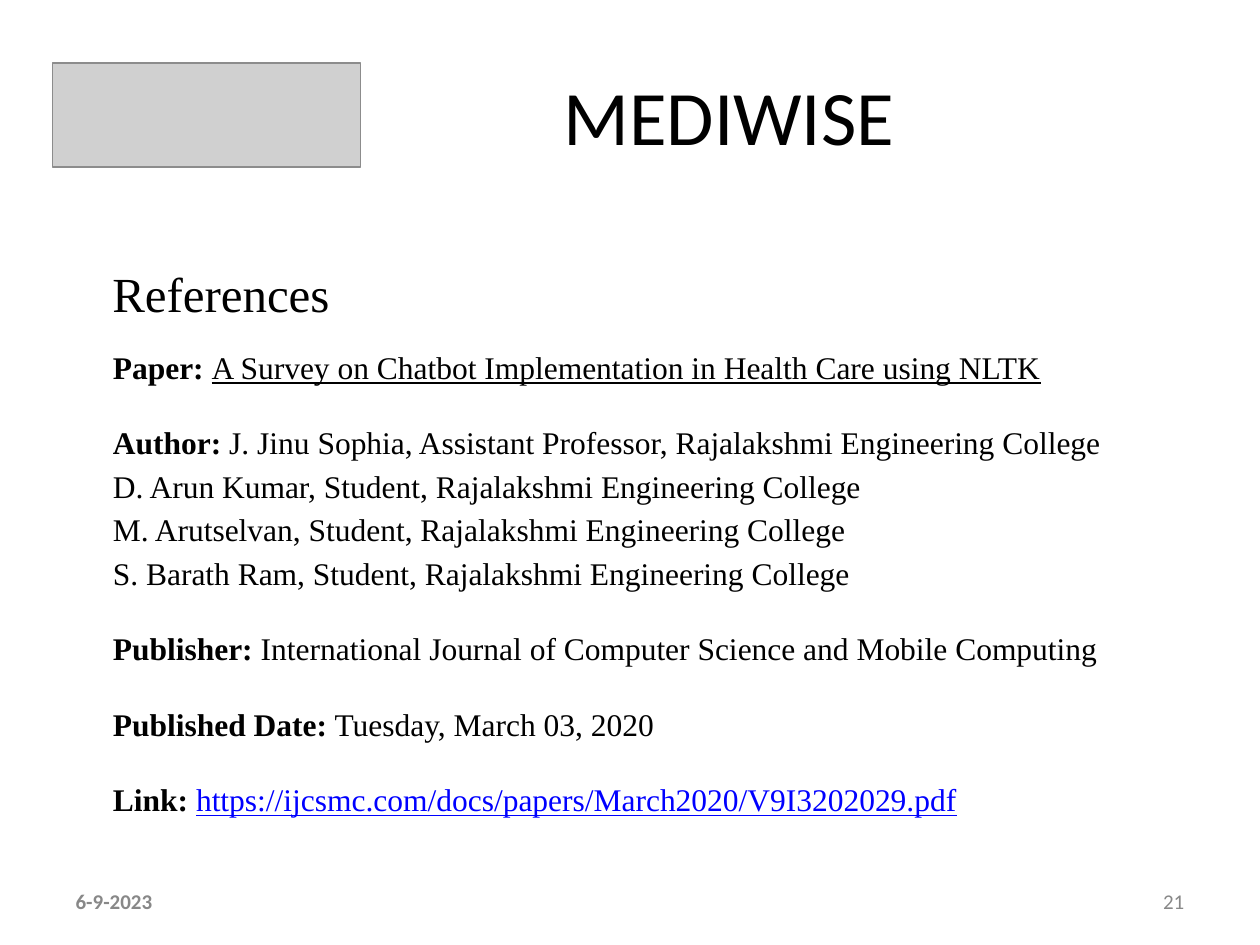
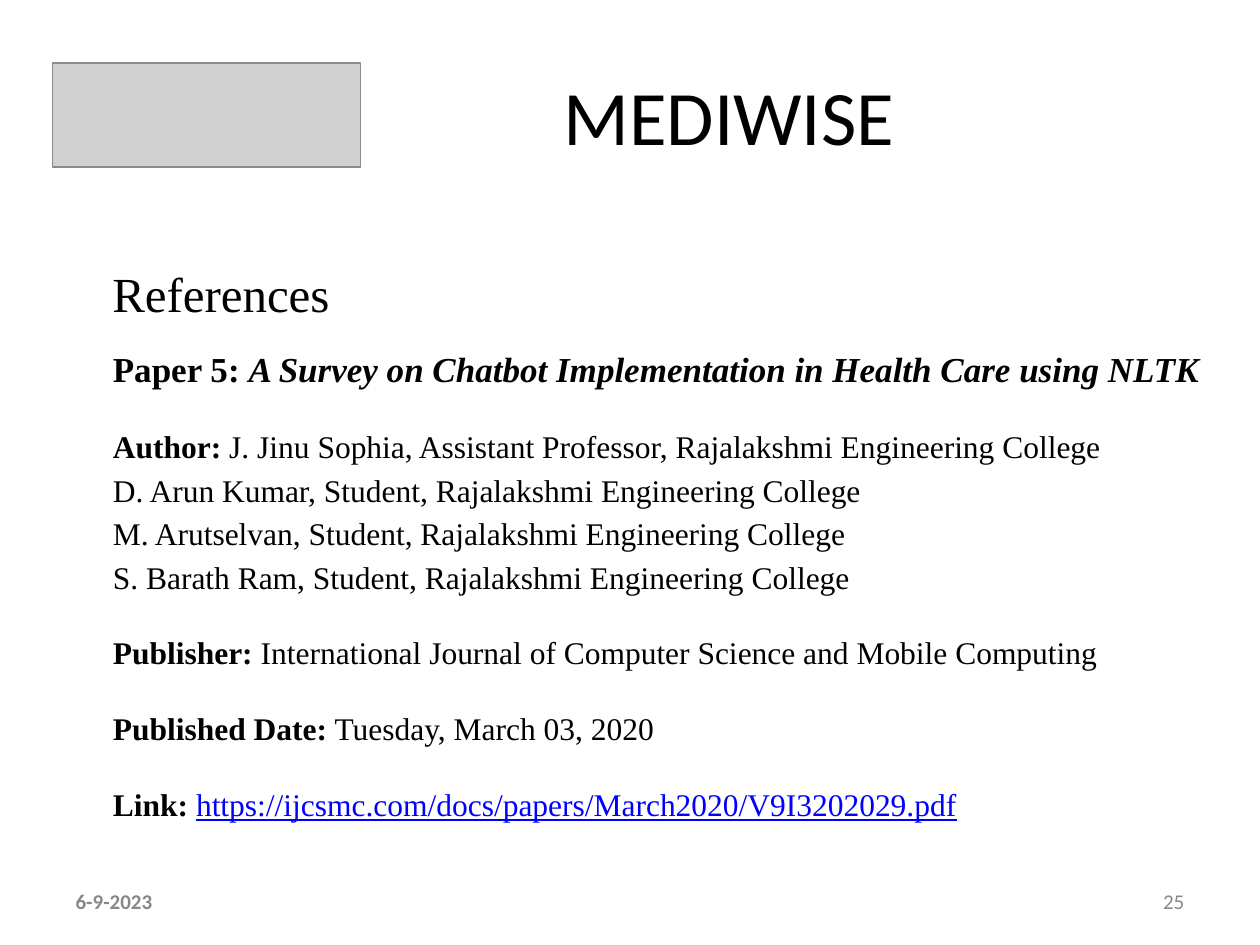
Before and after one commit to ani23-11/MediWise, a slide deck: slide 25 of ppt and references/Main - PPT Template Ctech.pptx (slide 21 before the commit). Drawn at 1260x945 pixels with LibreOffice and Linux fonts; fonts in the diff are those of the drawing; grey boxes stand for pictures. Boxes give left, top, right and bottom in pixels: in the first picture for what was removed or moved away, otherwise in the second. Text is boxed around its words. In the diff, an @@ line names an element or a change of style, - is before the commit and + after.

```diff
--- a/ppt and references/Main - PPT Template Ctech.pptx
+++ b/ppt and references/Main - PPT Template Ctech.pptx
@@ text at (113, 357, 1199, 389): text changed; size 18 to 20 pt; bold on; italic on @@
-Paper: A Survey on Chatbot Implementation in Health Care using NLTK
+Paper 5: A Survey on Chatbot Implementation in Health Care using NLTK
@@ page number at (1163, 895, 1184, 909): text changed @@
-21
+25
```
Also in this commit, not shown: 19 other slides changed, 4 slides added, 1 other file.
